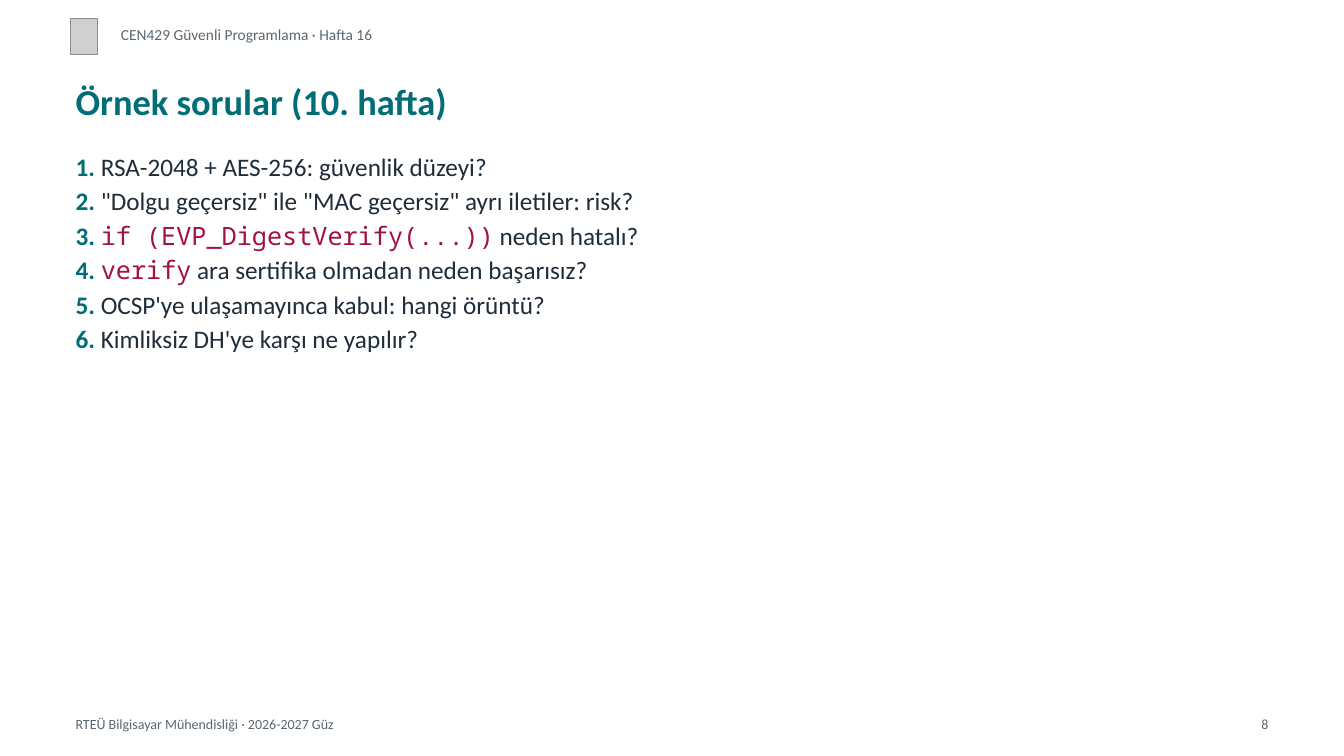
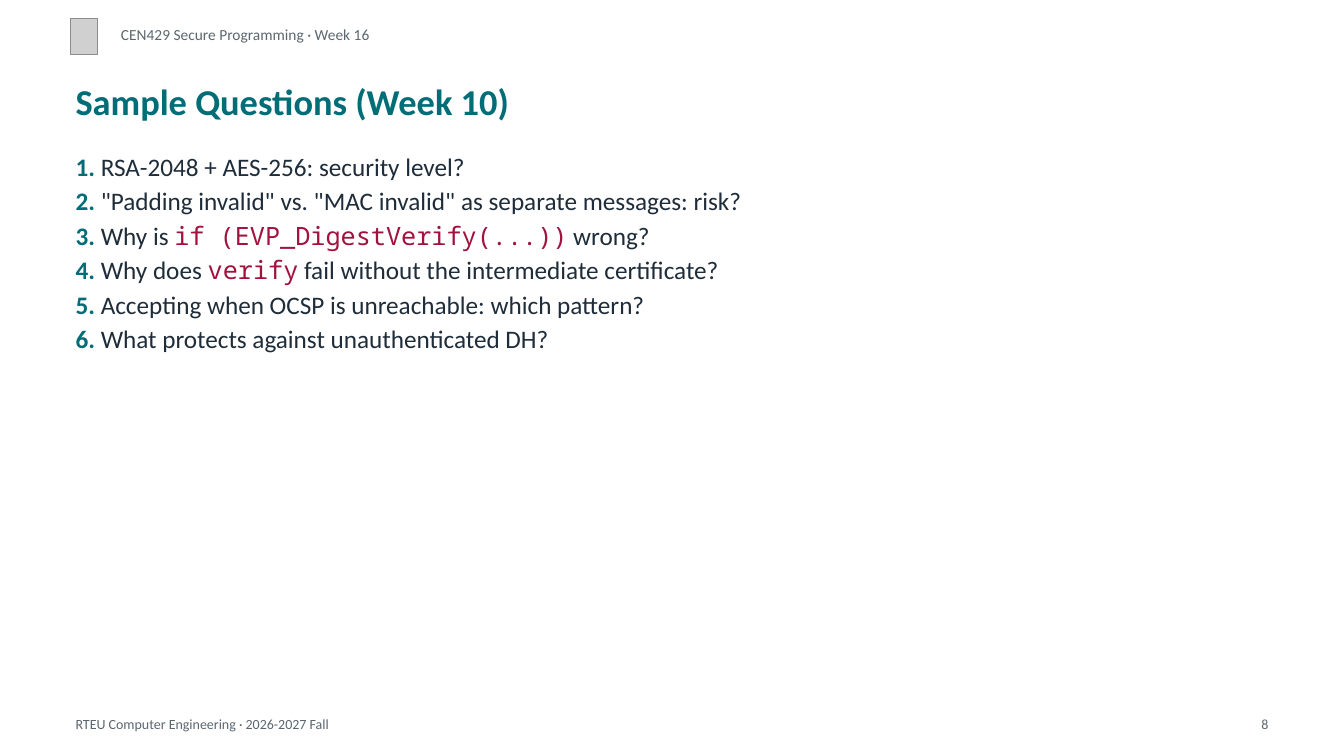
Before and after one commit to ucoruh/cen429-secure-programming, a slide deck: slide 8 of docs/week-16/cen429-week-16-sunum.en.pptx. Drawn at 1344x756 pixels with LibreOffice and Linux fonts; fonts in the diff are those of the drawing; grey boxes stand for pictures. Boxes give left, top, right and bottom in pixels: in the first picture for what was removed or moved away, otherwise in the second. Text is boxed around its words. In the diff, an @@ line names an element or a change of style, - is before the commit and + after.

```diff
--- a/docs/week-16/cen429-week-16-sunum.en.pptx
+++ b/docs/week-16/cen429-week-16-sunum.en.pptx
@@ text at <box>121,29,370,43</box>: text changed @@
-CEN429 Güvenli Programlama · Hafta 16
+CEN429 Secure Programming · Week 16
@@ text at <box>76,88,509,121</box>: text changed @@
-Örnek sorular (10. hafta)
+Sample Questions (Week 10)
@@ text at <box>76,158,742,353</box>: text changed @@
-1. RSA-2048 + AES-256: güvenlik düzeyi?
-2. "Dolgu geçersiz" ile "MAC geçersiz" ayrı iletiler: risk?
-3. if (EVP_DigestVerify(...)) neden hatalı?
-4. verify ara sertifika olmadan neden başarısız?
-5. OCSP'ye ulaşamayınca kabul: hangi örüntü?
-6. Kimliksiz DH'ye karşı ne yapılır?
+1. RSA-2048 + AES-256: security level?
+2. "Padding invalid" vs. "MAC invalid" as separate messages: risk?
+3. Why is if (EVP_DigestVerify(...)) wrong?
+4. Why does verify fail without the intermediate certificate?
+5. Accepting when OCSP is unreachable: which pattern?
+6. What protects against unauthenticated DH?
@@ text at <box>76,719,329,732</box>: text changed @@
-RTEÜ Bilgisayar Mühendisliği · 2026-2027 Güz
+RTEU Computer Engineering · 2026-2027 Fall
```
Also in this commit, not shown: 19 other slides changed, 11 slides added, 11 slides removed, 15 other files.
